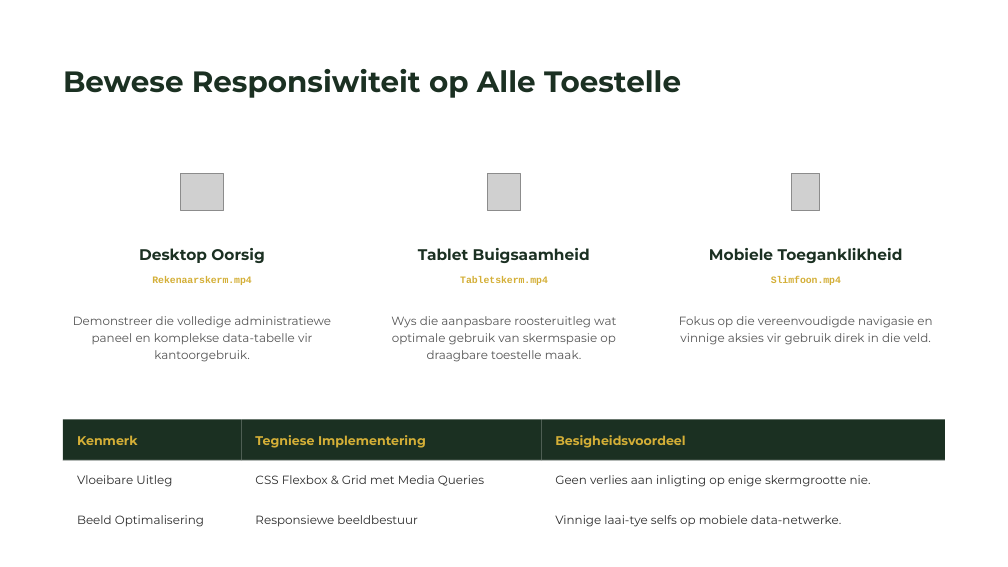
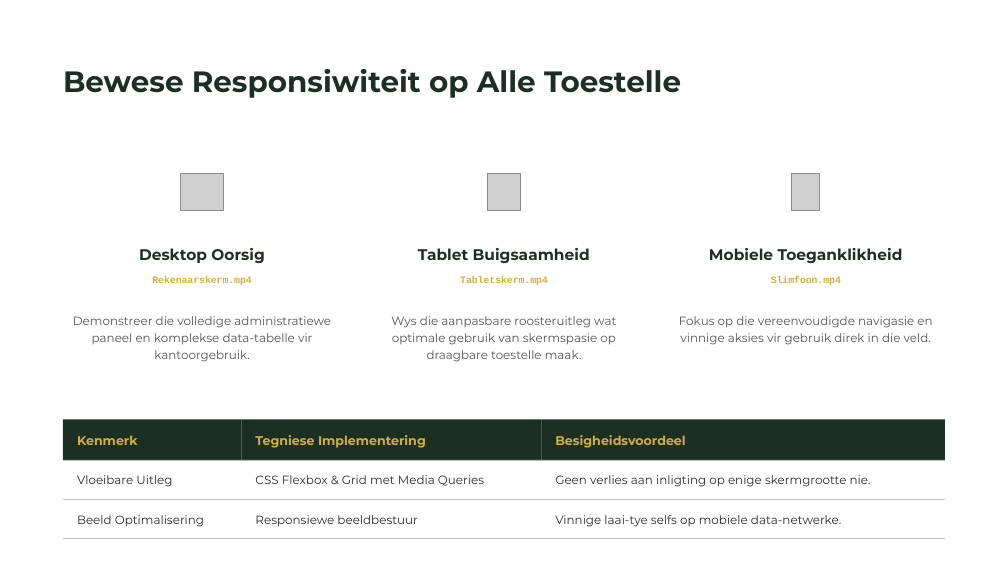
Before and after one commit to steenkamnoelle638-source/Skaapboerdery, a slide deck: slide 8 of Skermskote en Video/Fase5 - Demo Video's/Aanbieding.pptx. Drawn at 1008x567 pixels with LibreOffice and Linux fonts; fonts in the diff are those of the drawing; grey boxes stand for pictures; background and template pictures are left out. Boxes give left, top, right and bottom in pixels: in the first picture for what was removed or moved away, otherwise in the second. Text is boxed around its words. In the diff, an @@ line names an element or a change of style, - is before the commit and + after.

```diff
--- a/Skermskote en Video/Fase5 - Demo Video's/Aanbieding.pptx
+++ b/Skermskote en Video/Fase5 - Demo Video's/Aanbieding.pptx
@@ line added from (62, 500) to (946, 500), #BFBFBF 0.5 pt @@
@@ line added from (62, 538) to (946, 538), #BFBFBF 0.5 pt @@
```
Also in this commit, not shown: 1 other slide changed, 1 other file.
